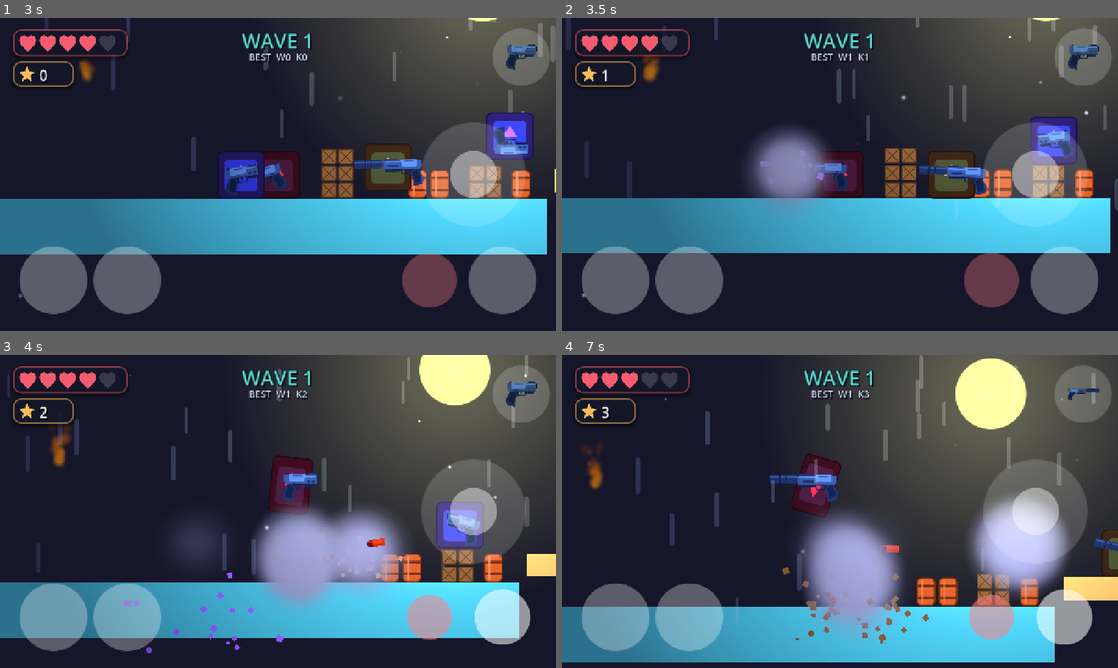
Above: before the commit, frames 1-4 (two rows, left to right).
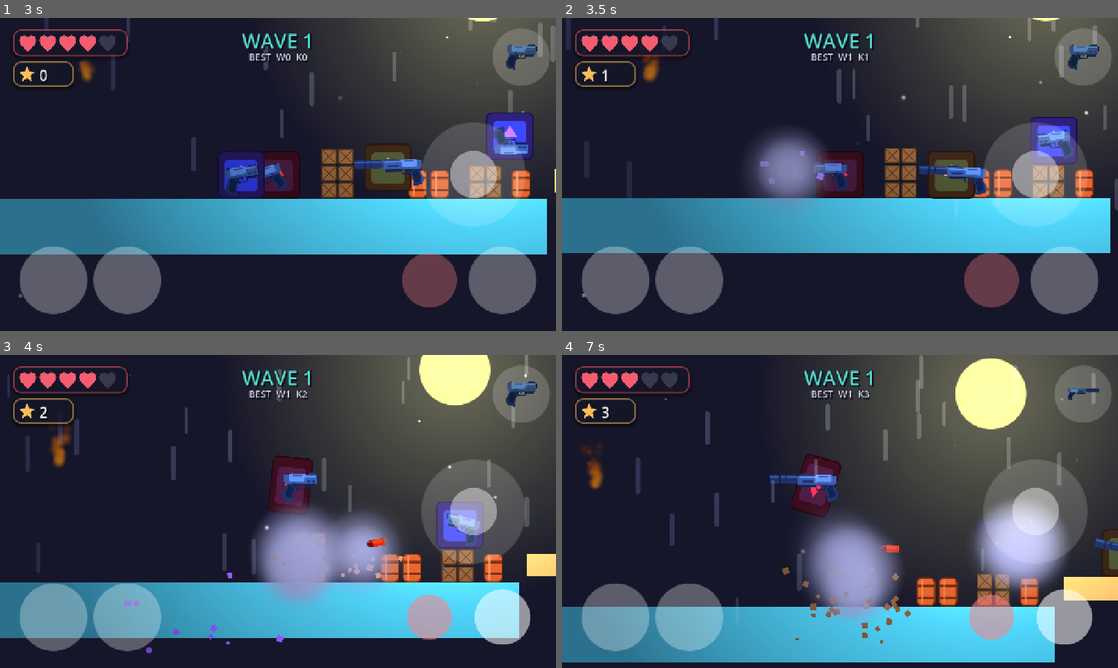
Above: after the commit, the same moments.

Repository: touqeer121/Godot47TouchDemo
Game: Godot game, scene res://scenes/loading.tscn
Two runs of this game, one before a commit and one after it. Both use one fixed random seed, a clock stepped at 60 frames per second and the inputs below. The engine's default icon, where the game draws it, is replaced by a stand-in: a white triangle on a blue panel in a dark square.
Inputs (mouse positions are in pixels of both pictures, inside the frame that each line leads up to):
- Up to frame 1 (3 s): tap Enter at 0.5, 2 s; move the mouse to (400, 158) at 0.52 s; hold D 0.53-1.25 s; tap F at 0.6 s; click (400, 158) at 0.67 s; tap Space at 0.77 s; drag from (166, 190) to (250, 237) at 1.27 s; move the mouse to (333, 105) at 2.02 s; hold A 2.03-2.75 s; tap Q at 2.1 s; click (333, 105) at 2.17 s; drag from (250, 237) to (111, 127) at 2.77 s
- Up to frame 2 (3.5 s): no input
- Up to frame 3 (4 s): move the mouse to (444, 558) at 3.52 s; hold D from 3.53 s (still down); tap F at 3.6 s; click (444, 558) at 3.67 s; tap Space at 3.77 s
- Up to frame 4 (7 s): release D at 4.25 s; drag from (673, 464) to (1001, 574) at 4.27 s; move the mouse to (867, 511) at 5.02 s; hold D 5.03-5.75 s; tap Q at 5.1 s; click (867, 511) at 5.17 s; drag from (756, 433) to (728, 527) at 5.77 s; move the mouse to (962, 495) at 6.52 s; hold A from 6.53 s (still down); tap F at 6.6 s; click (962, 495) at 6.67 s; tap Space at 6.77 s

Frame 1 is identical in both runs. In frame 2, 0.3% of the frame differs, in the area x 41-47%, y 38-55%; in frame 3, 2.8%; in frame 4, 4.7%, in the area x 43-90%, y 46-92%.

Commit message:
Perf: coarser 44px terrain chunks and lighter FX particle counts
Roughly halves the number of chunk bodies/draws and trims debris/dust/
spark particle amounts for smoother play, especially on mobile.

Co-Authored-By: Claude Opus 4.8 <noreply@anthropic.com>

Diff:
--- a/scenes/fx_debris.tscn
+++ b/scenes/fx_debris.tscn
@@ -21,8 +21,8 @@
 
 [node name="FxDebris" type="GPUParticles2D"]
 emitting = false
-amount = 16
-lifetime = 0.9
+amount = 10
+lifetime = 0.85
 one_shot = true
 explosiveness = 1.0
 texture = ExtResource("2")
--- a/scenes/fx_dust.tscn
+++ b/scenes/fx_dust.tscn
@@ -30,8 +30,8 @@
 
 [node name="FxDust" type="GPUParticles2D"]
 emitting = false
-amount = 11
-lifetime = 0.85
+amount = 7
+lifetime = 0.8
 one_shot = true
 explosiveness = 1.0
 texture = ExtResource("2")
--- a/scenes/fx_sparks.tscn
+++ b/scenes/fx_sparks.tscn
@@ -23,7 +23,7 @@
 material = SubResource("Additive")
 modulate = Color(1, 0.86, 0.45, 1)
 emitting = false
-amount = 14
+amount = 10
 lifetime = 0.45
 one_shot = true
 explosiveness = 1.0
--- a/scripts/player.gd
+++ b/scripts/player.gd
@@ -199,8 +199,8 @@
 		var y0: float = r[1]
 		var w: float = r[2]
 		var h: float = r[3]
-		var cols: int = maxi(1, int(round(w / 32.0)))
-		var rows: int = maxi(1, int(round(h / 32.0)))
+		var cols: int = maxi(1, int(round(w / 44.0)))
+		var rows: int = maxi(1, int(round(h / 44.0)))
 		var cw: float = w / float(cols)
 		var ch: float = h / float(rows)
 		for c in cols:
@@ -274,7 +274,7 @@
 			d.take_damage(999, pos)   # barrels chain, crates shatter
 	# A few chunky terrain-debris bursts across the crater (not one per cell).
 	if carved:
-		for i in 4:
+		for i in 3:
 			var off := Vector2(randf_range(-1, 1), randf_range(-1, 1)) * radius * 0.5
 			_burst(FX_DEBRIS, pos + off, Color(0.98, 0.75, 0.35))
 	if player.global_position.distance_to(pos) < radius * 0.72:
